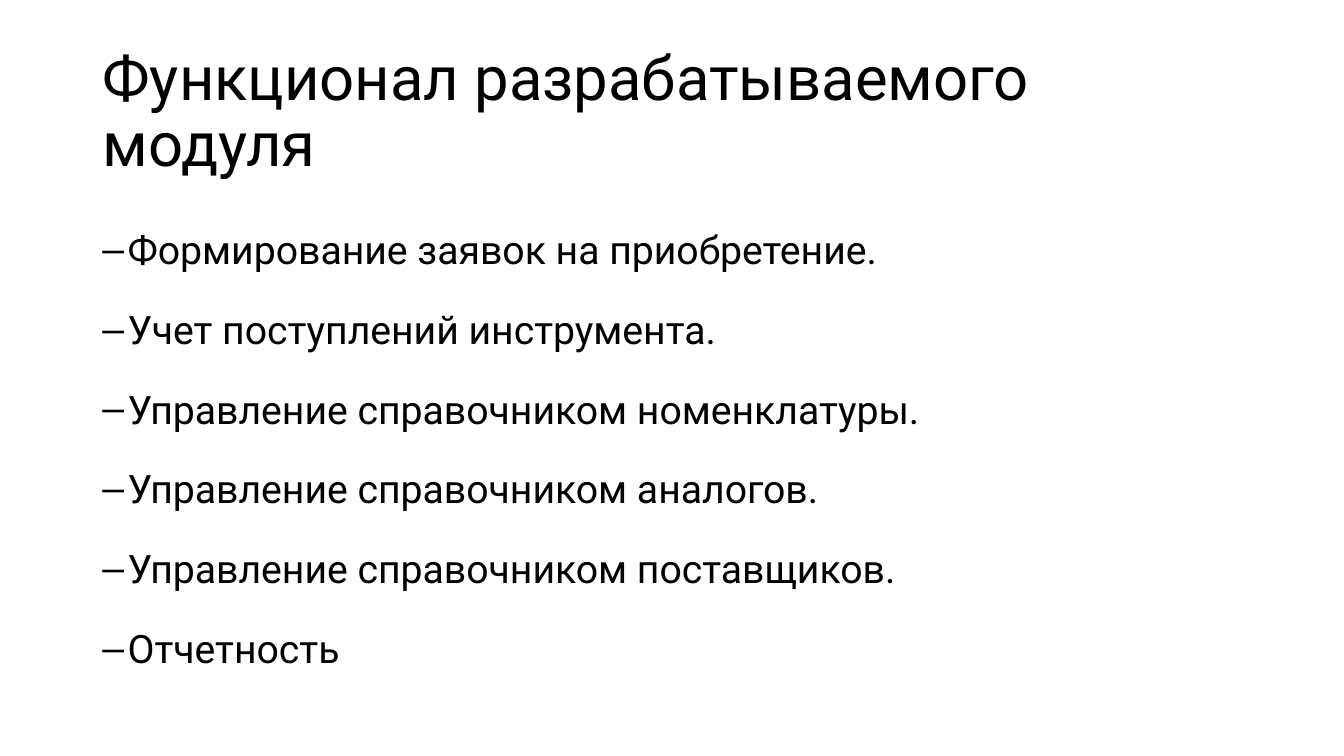
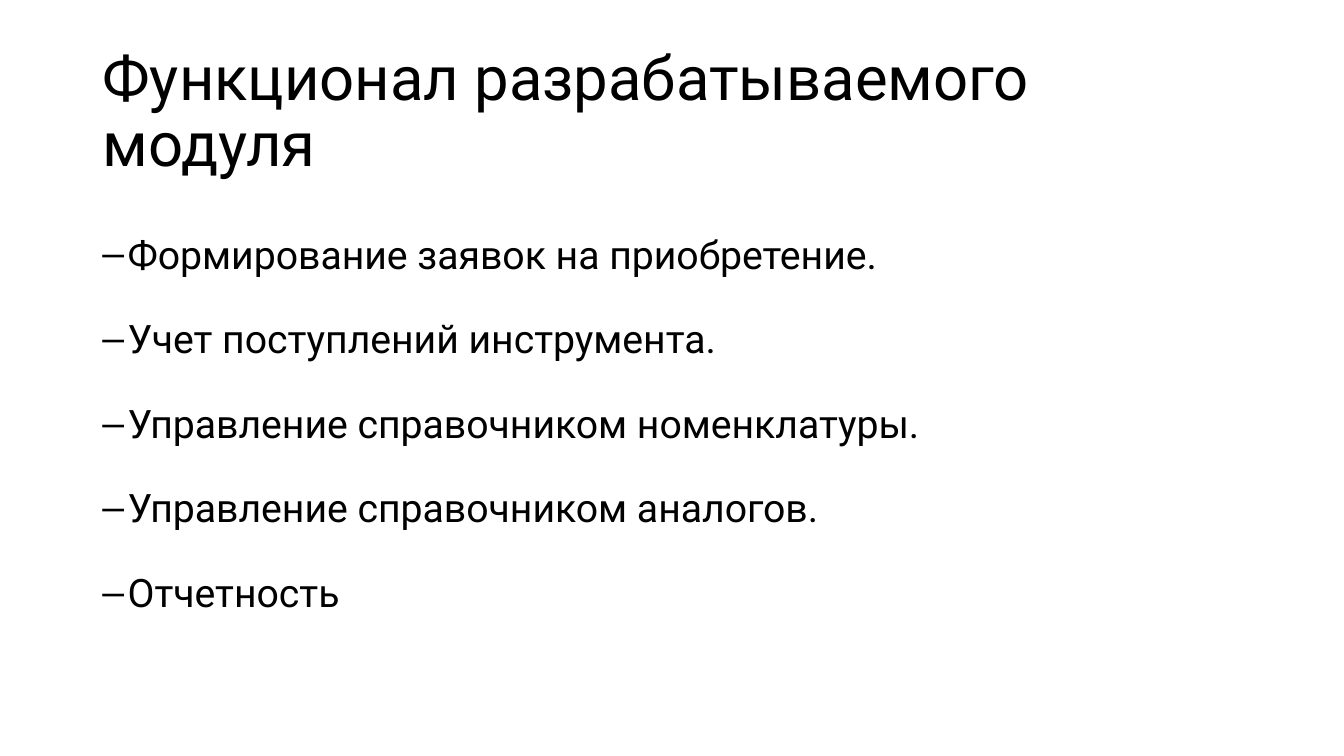
Before and after one commit to Ka666aH/Instrument-accounting-and-purchase-system, a slide deck: slide 7 of Документы/Хорошев/Хорошев_Диплом_Презентация.pptx. Drawn at 1344x756 pixels with LibreOffice and Linux fonts; fonts in the diff are those of the drawing. Boxes give left, top, right and bottom in pixels: in the first picture for what was removed or moved away, otherwise in the second. Text is boxed around its words. In the diff, an @@ line names an element or a change of style, - is before the commit and + after.

```diff
--- a/Документы/Хорошев/Хорошев_Диплом_Презентация.pptx
+++ b/Документы/Хорошев/Хорошев_Диплом_Презентация.pptx
@@ text "Формирование заявок на приобретение." at box(128, 239, 919, 608): line spacing 1.4 to 1.5 @@
@@ text at box(128, 555, 895, 591): paragraph removed @@
-– Управление справочником поставщиков.
```
Also in this commit, not shown: 1 other slide changed, 4 other files.
